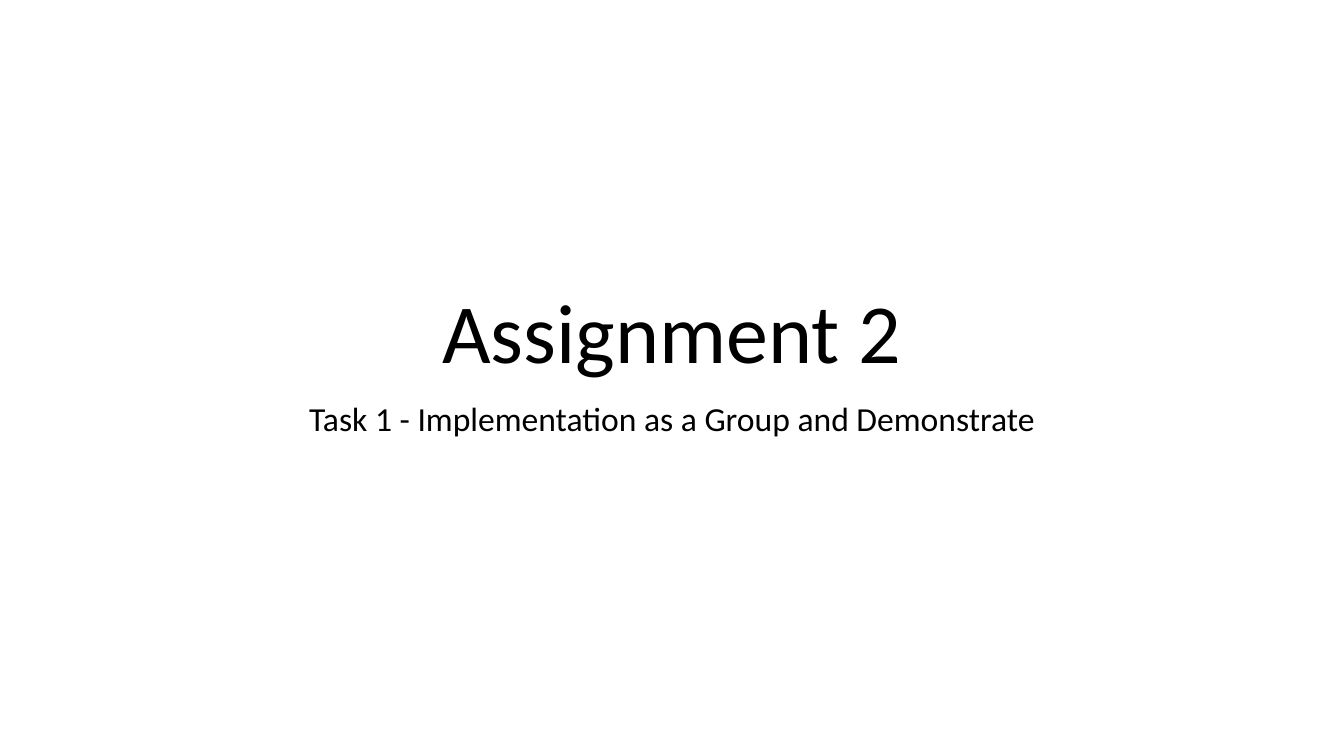
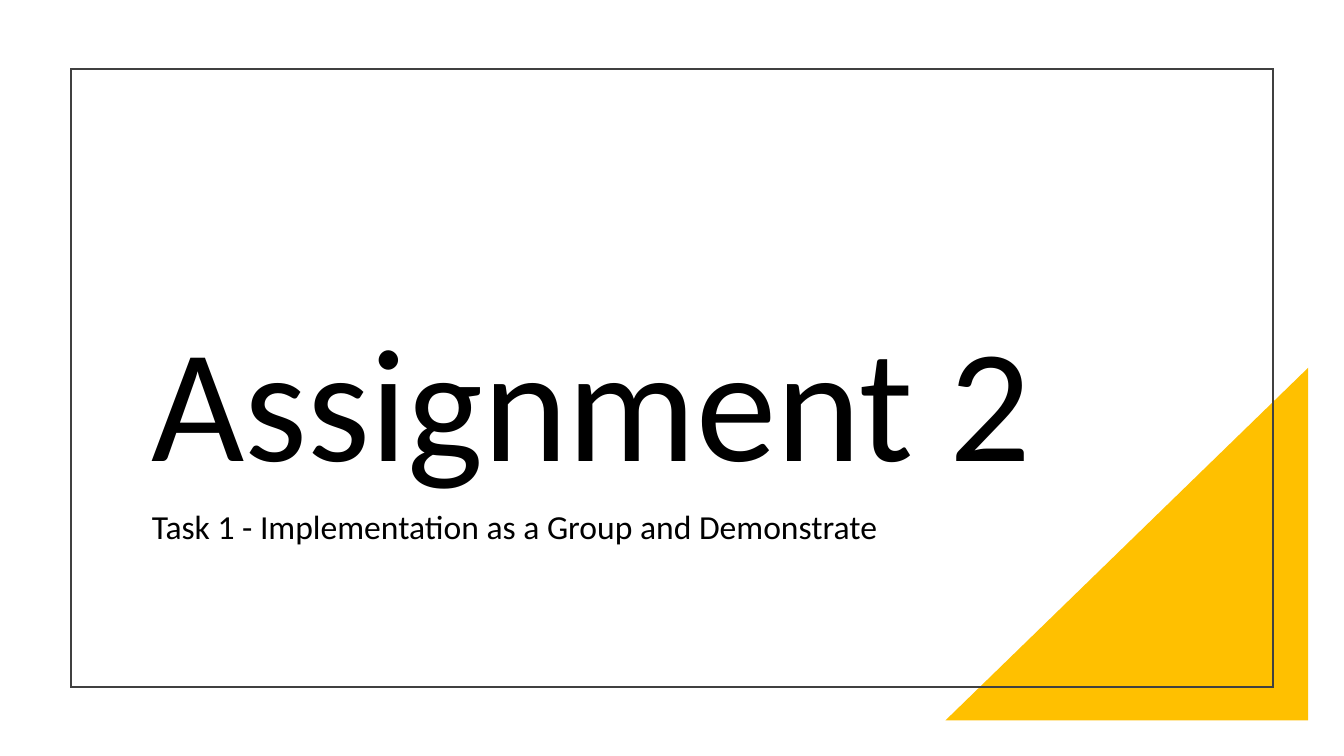
Before and after one commit to 2wheelsdown/NPAssignment2, a slide deck: slide 1 of Presentation.pptx. Drawn at 1344x756 pixels with LibreOffice and Linux fonts; fonts in the diff are those of the drawing. Boxes give left, top, right and bottom in pixels: in the first picture for what was removed or moved away, otherwise in the second. Text is boxed around its words. In the diff, an @@ line names an element or a change of style, - is before the commit and + after.

```diff
--- a/Presentation.pptx
+++ b/Presentation.pptx
@@ rectangle added at [71,69,1273,687], outline #404040 1.5 pt @@
@@ title "Assignment 2": place and size @@
-title "Assignment 2" at [442,305,902,378]
+title "Assignment 2" at [152,350,1031,489]
@@ title "Assignment 2" at [152,350,1031,489]: size 60 to 115 pt; alignment centre to left @@
@@ right triangle added at [946,368,1309,721], fill #FFC000 @@
@@ subtitle "Task 1 - Implementation as ...": place and size @@
-subtitle "Task 1 - Implementation as ..." at [309,407,1034,437]
+subtitle "Task 1 - Implementation as ..." at [152,515,877,545]
@@ subtitle "Task 1 - Implementation as ..." at [152,515,877,545]: alignment centre to left @@
```
Also in this commit, not shown: 1 other slide changed, 2 slides added.
